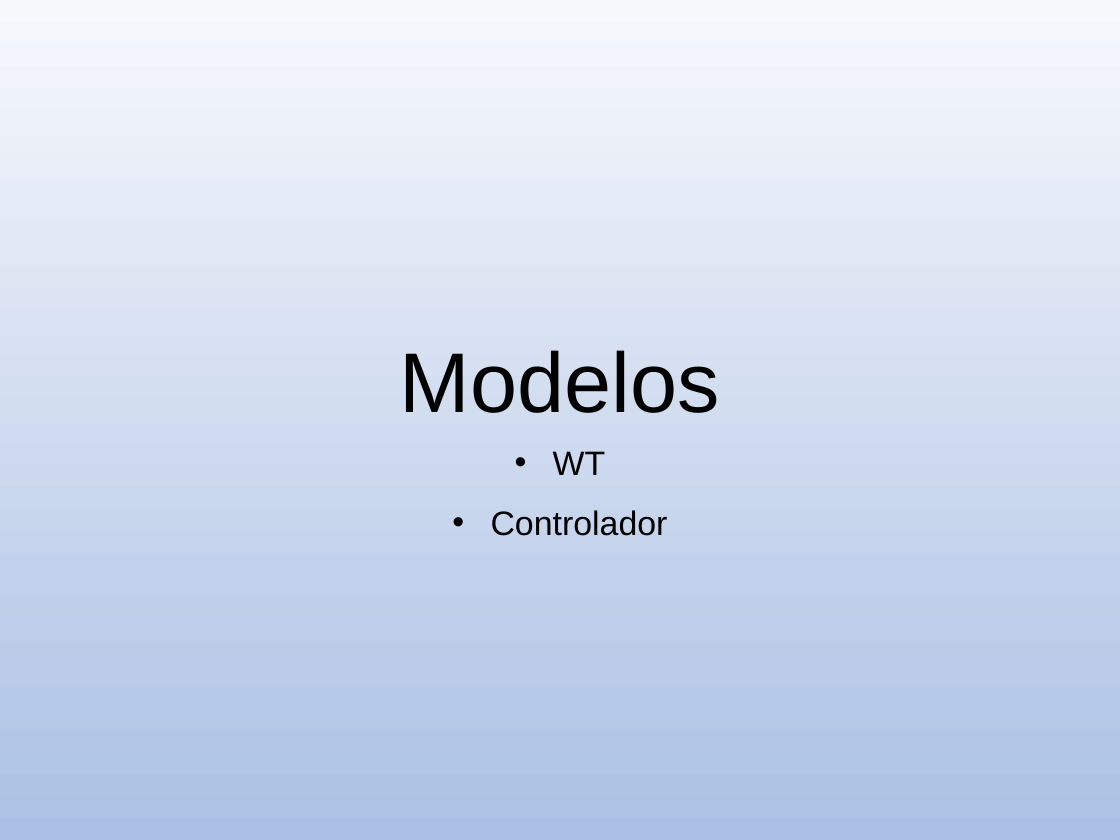
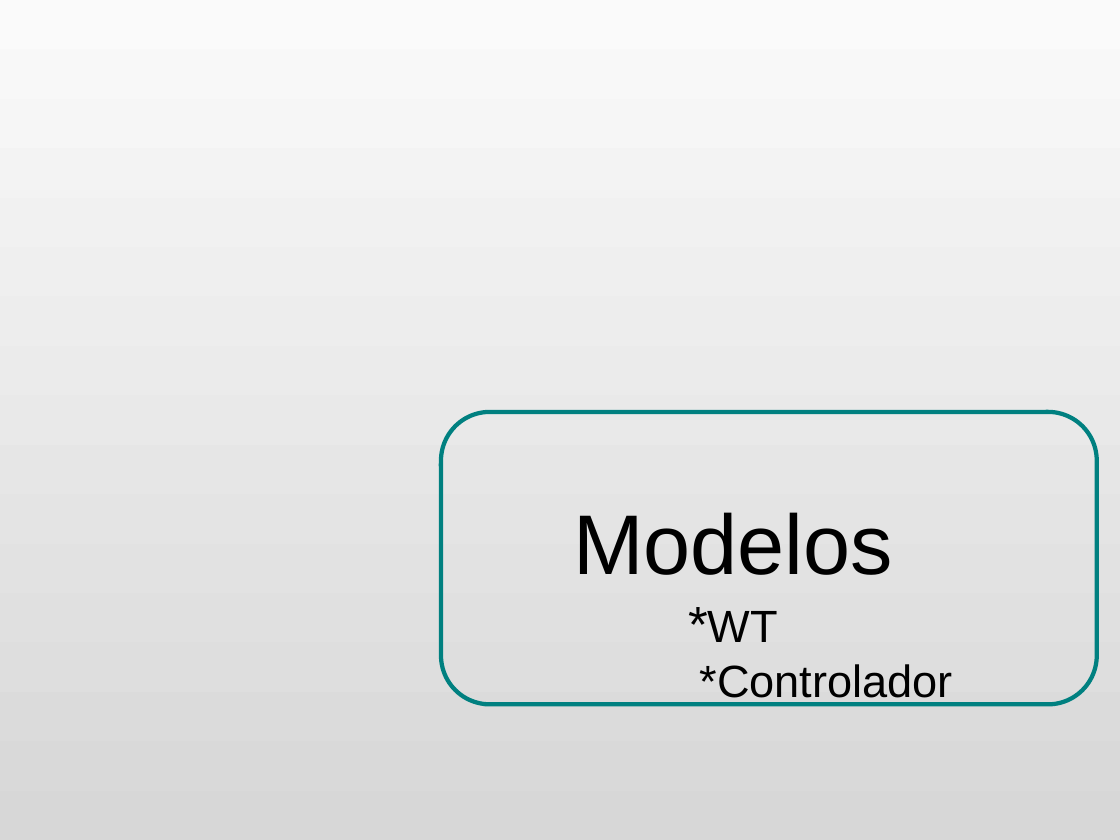
Before and after one commit to danielsalgadop/sac, a slide deck: slide 7 of docs/presentation/social_access_controller_ODP_final.odp (slide 8 before the commit). Drawn at 1120x840 pixels with LibreOffice and Linux fonts; fonts in the diff are those of the drawing. Boxes give left, top, right and bottom in pixels: in the first picture for what was removed or moved away, otherwise in the second. Text is boxed around its words. In the diff, an @@ line names an element or a change of style, - is before the commit and + after.

```diff
--- a/docs/presentation/social_access_controller_ODP_final.odp
+++ b/docs/presentation/social_access_controller_ODP_final.odp
@@ background gradient #F6F8FC to #ABC0E4 to gradient #FAFAFA to #D7D7D7 @@
@@ title removed at (400,350,720,413) @@
-Modelos
@@ freeform shape added at (441,412,1097,704), outline #008080 3 pt @@
@@ title "Modelos *WT *Controlador" at (573,512,953,706): vertical alignment top to bottom @@
@@ title at (573,512,953,706): text changed; size 24 to 32 pt @@
-• WT
-• Controlador
+Modelos
+*WT
+*Controlador
```
Also in this commit, not shown: 40 other slides changed, 5 slides added, 3 slides removed, 4 other files.
